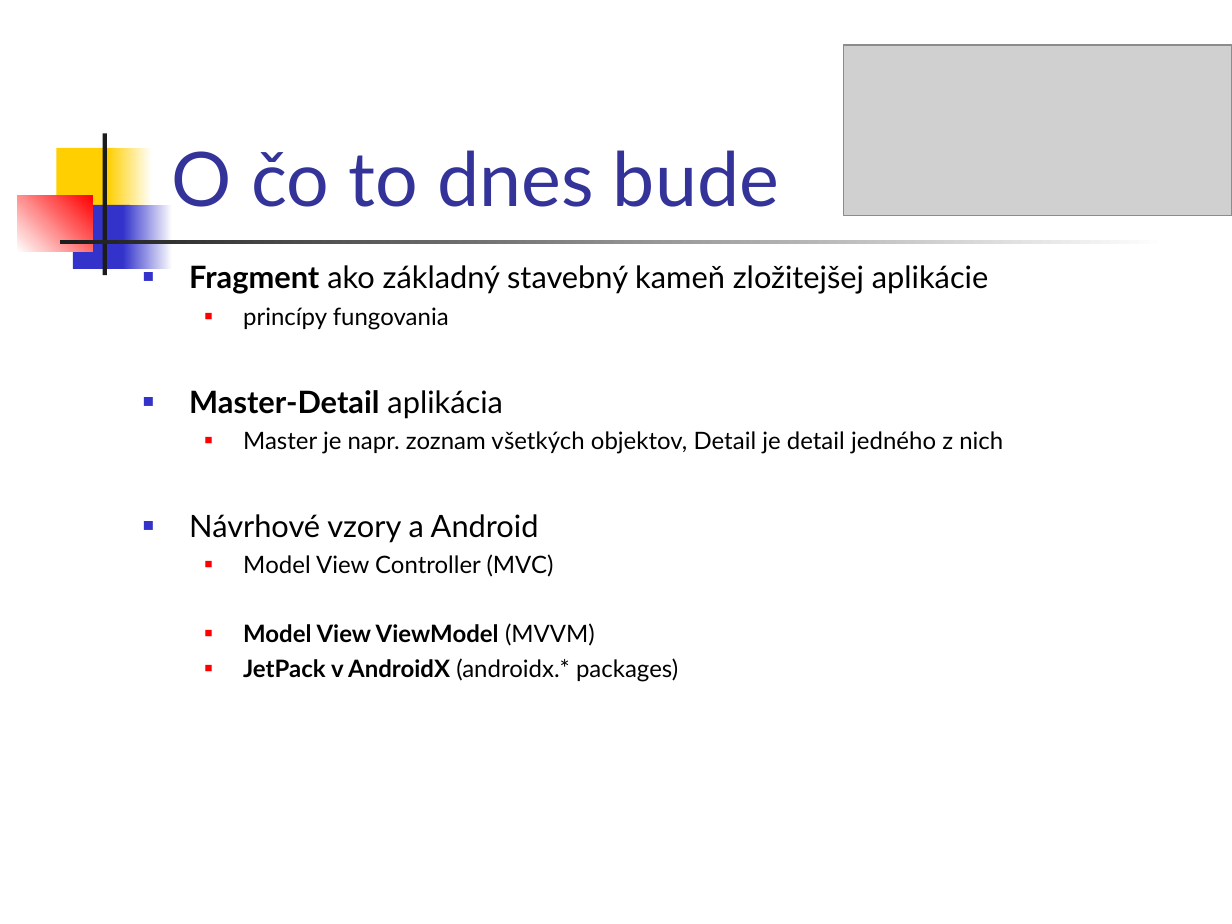
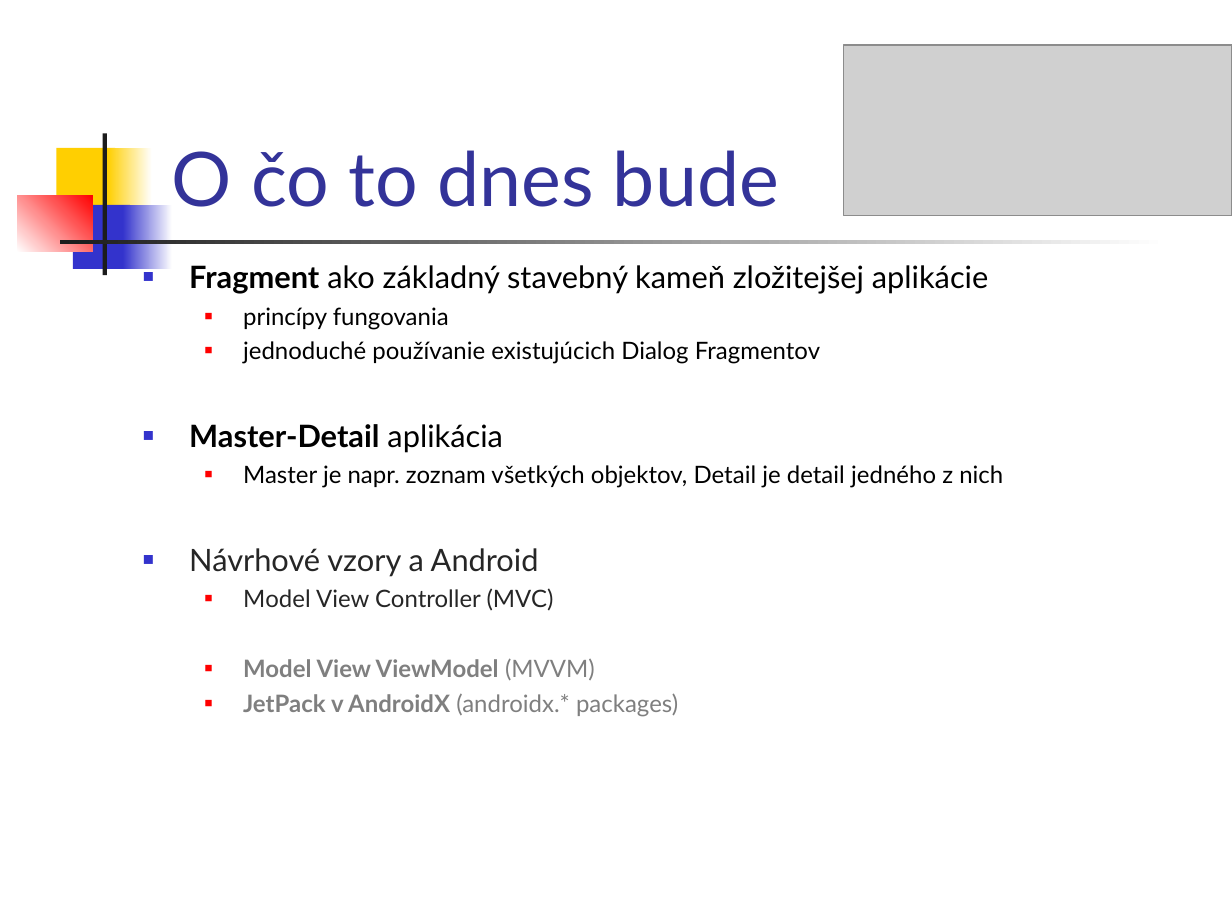
Before and after one commit to vmandro/Prednasky, a slide deck: slide 4 of 07/07_Android.ppt. Drawn at 1232x924 pixels with LibreOffice and Linux fonts; fonts in the diff are those of the drawing; grey boxes stand for pictures. Boxes give left, top, right and bottom in pixels: in the first picture for what was removed or moved away, otherwise in the second. Text is boxed around its words. In the diff, an @@ line names an element or a change of style, - is before the commit and + after.

```diff
--- a/07/07_Android.ppt
+++ b/07/07_Android.ppt
@@ text at (243,341,820,364): paragraph added @@
+  ■ jednoduché používanie existujúcich Dialog Fragmentov
@@ text at (189,548,678,717): text colour #000000 to #262626 in "Návrhové vzory a Android", "Model View Controller (MVC)"; text colour #000000 to #7F7F7F in "Model View ViewModel (MVVM)", "JetPack v AndroidX (androidx.* packages)" @@
```
Also in this commit, not shown: 4 other slides changed, 2 other files.
